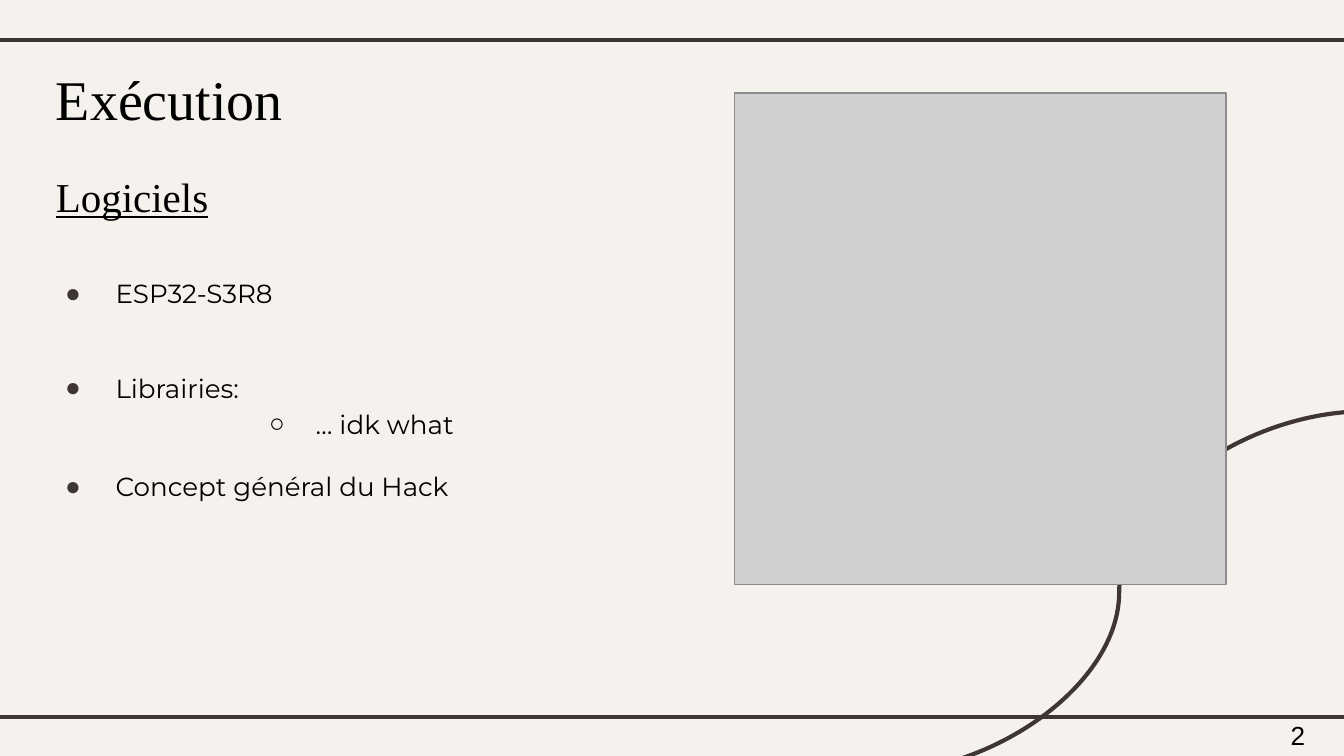
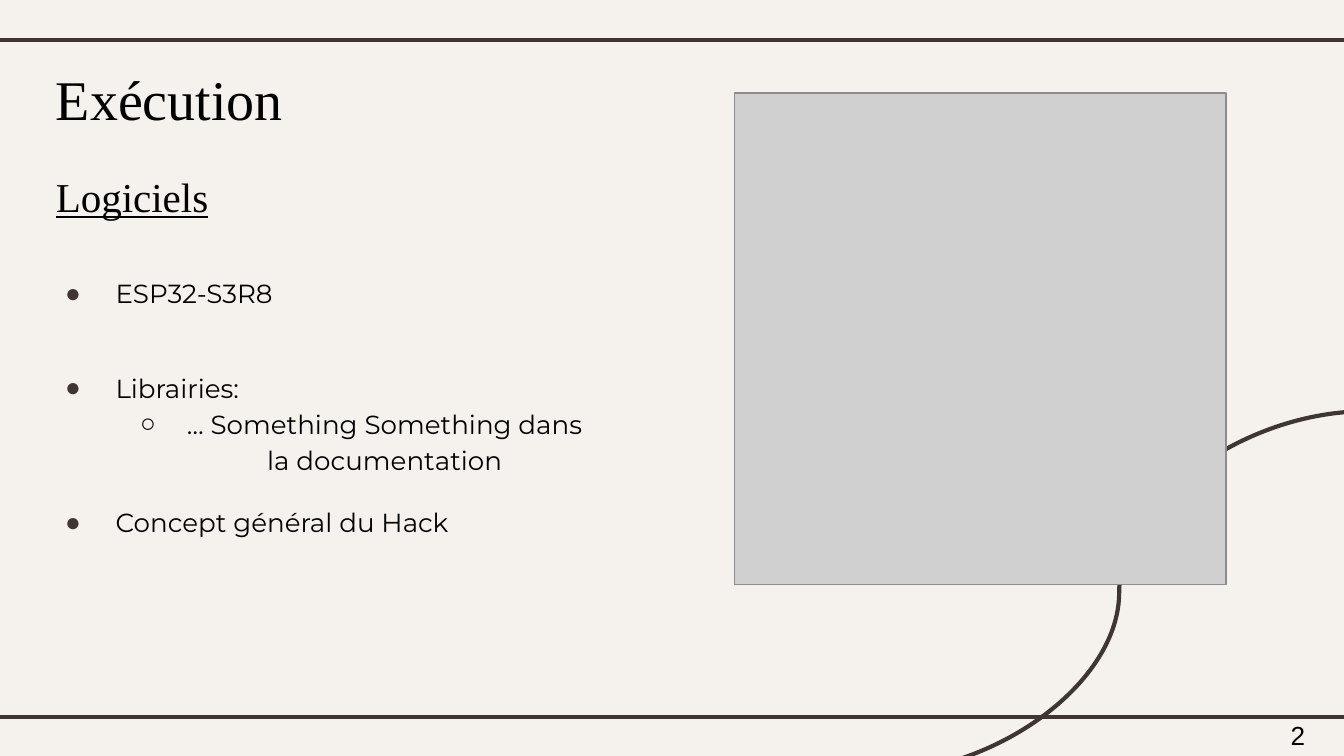
Before and after one commit to Jabooby/CCI_UdeS, a slide deck: slide 6 of Competition/Summer_2024/Presentation/CCI_Presentation_equipe3.pptx. Drawn at 1344x756 pixels with LibreOffice and Linux fonts; fonts in the diff are those of the drawing; grey boxes stand for pictures. Boxes give left, top, right and bottom in pixels: in the first picture for what was removed or moved away, otherwise in the second. Text is boxed around its words. In the diff, an @@ line names an element or a change of style, - is before the commit and + after.

```diff
--- a/Competition/Summer_2024/Presentation/CCI_Presentation_equipe3.pptx
+++ b/Competition/Summer_2024/Presentation/CCI_Presentation_equipe3.pptx
@@ subtitle at (211, 414, 582, 470): text changed @@
-  ○ … idk what
+  ○ … Something Something dans la documentation
```
Also in this commit, not shown: 5 other slides changed.
